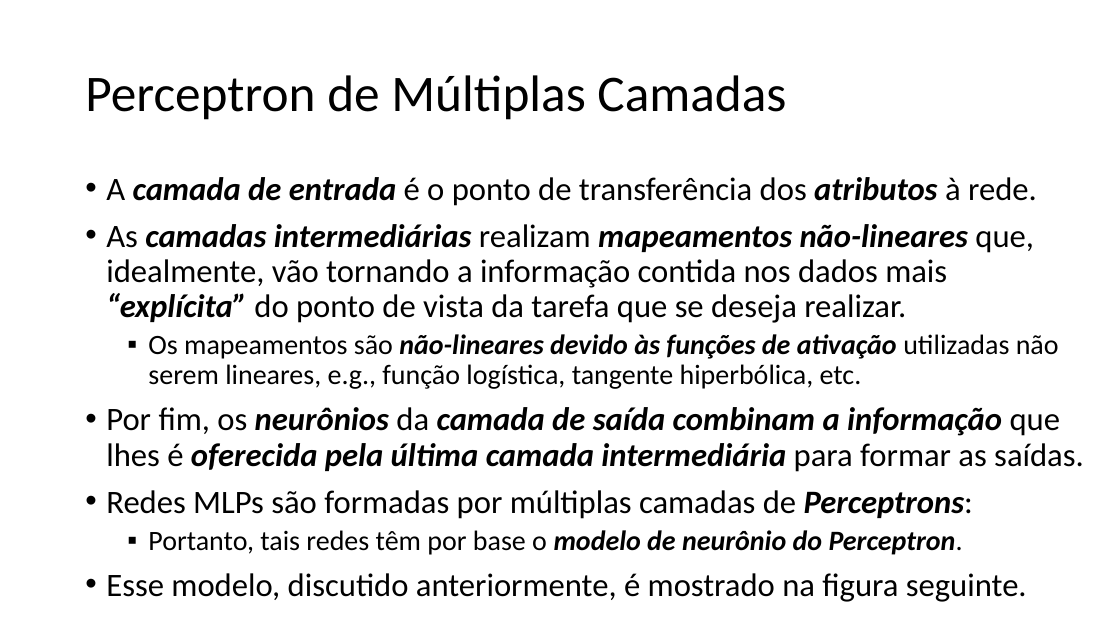
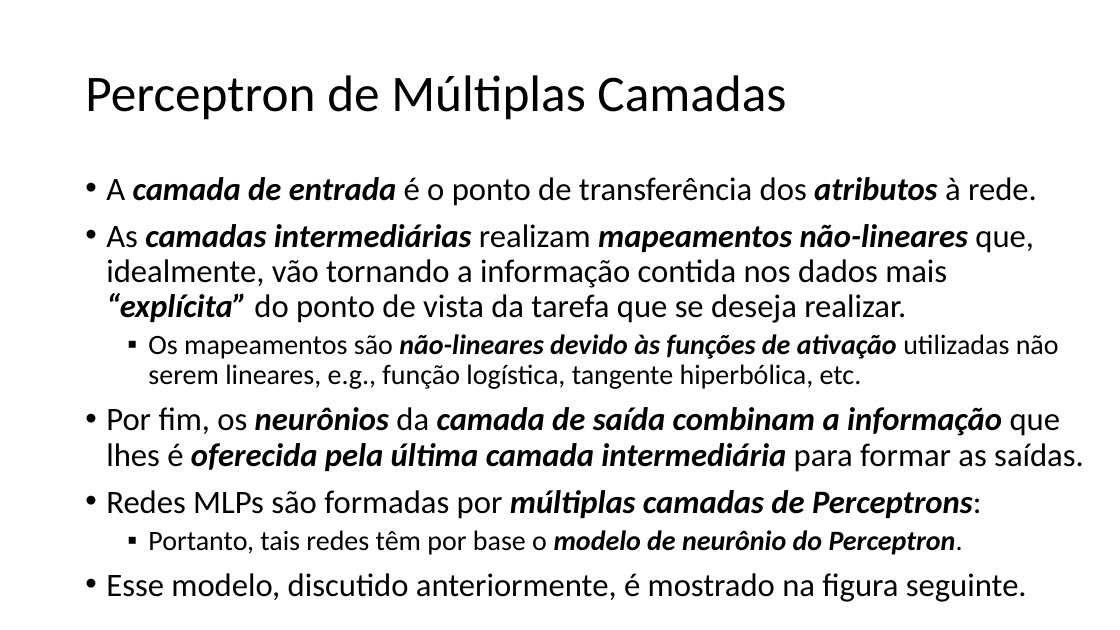
Before and after one commit to zz4fap/t320_aprendizado_de_maquina, a slide deck: slide 5 of slides/T320_Redes_Neurais_Artificiais (Parte II).pptx. Drawn at 1120x630 pixels with LibreOffice and Linux fonts; fonts in the diff are those of the drawing. Boxes give left, top, right and bottom in pixels: in the first picture for what was removed or moved away, otherwise in the second. Text is boxed around its words. In the diff, an @@ line names an element or a change of style, - is before the commit and + after.

```diff
--- a/slides/T320_Redes_Neurais_Artificiais (Parte II).pptx
+++ b/slides/T320_Redes_Neurais_Artificiais (Parte II).pptx
@@ text at [106, 490, 981, 519]: bold on, italic on in "múltiplas camadas de" @@
```
Also in this commit, not shown: 9 other slides changed, 1 other file.
